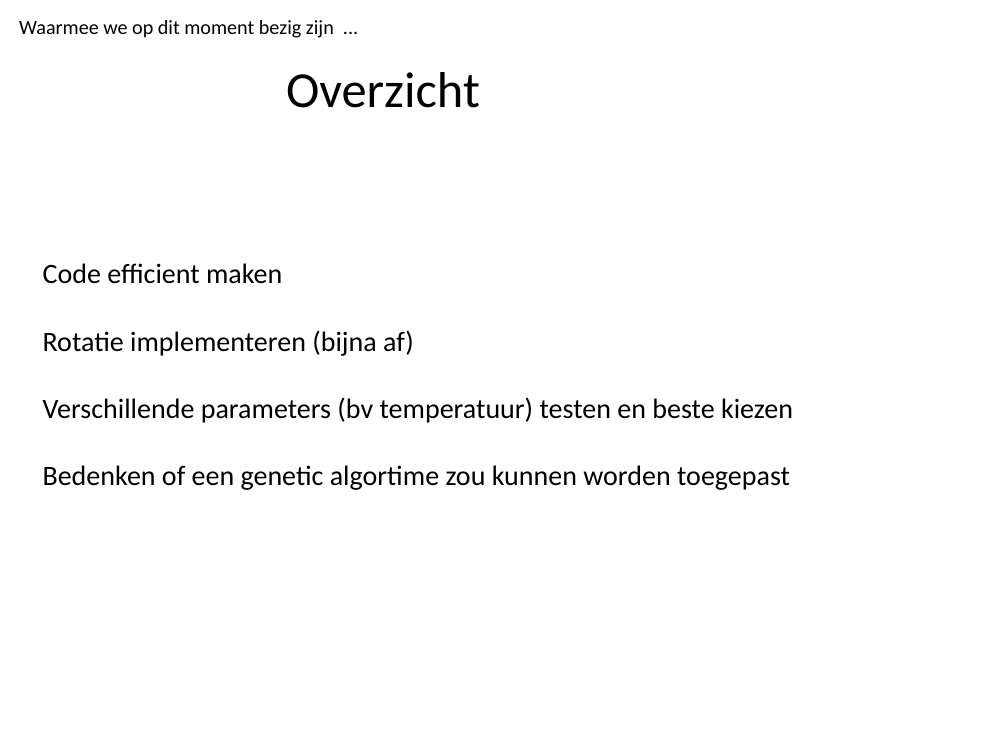
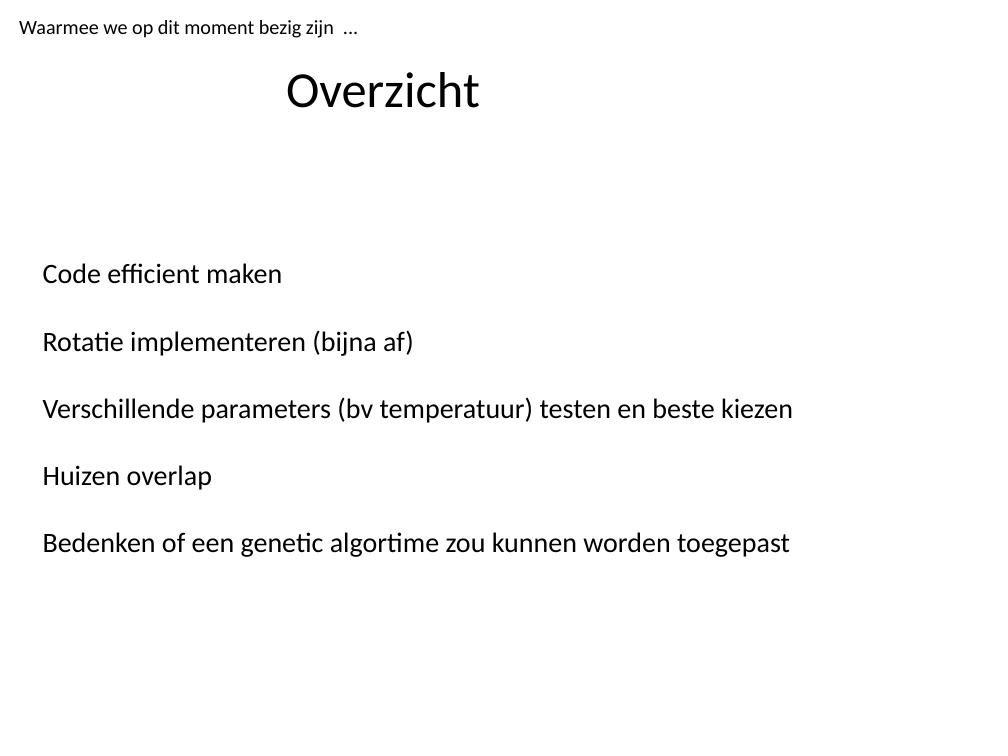
Before and after one commit to Duncannn/ProgrammeerTheorie, a slide deck: slide 21 of docs/Amstelhaege.pptx. Drawn at 1008x756 pixels with LibreOffice and Linux fonts; fonts in the diff are those of the drawing; background and template pictures are left out. Boxes give left, top, right and bottom in pixels: in the first picture for what was removed or moved away, otherwise in the second. Text is boxed around its words. In the diff, an @@ line names an element or a change of style, - is before the commit and + after.

```diff
--- a/docs/Amstelhaege.pptx
+++ b/docs/Amstelhaege.pptx
@@ text at box(43, 465, 212, 490): paragraph added @@
+Huizen overlap
```
Also in this commit, not shown: 1 other slide changed.
